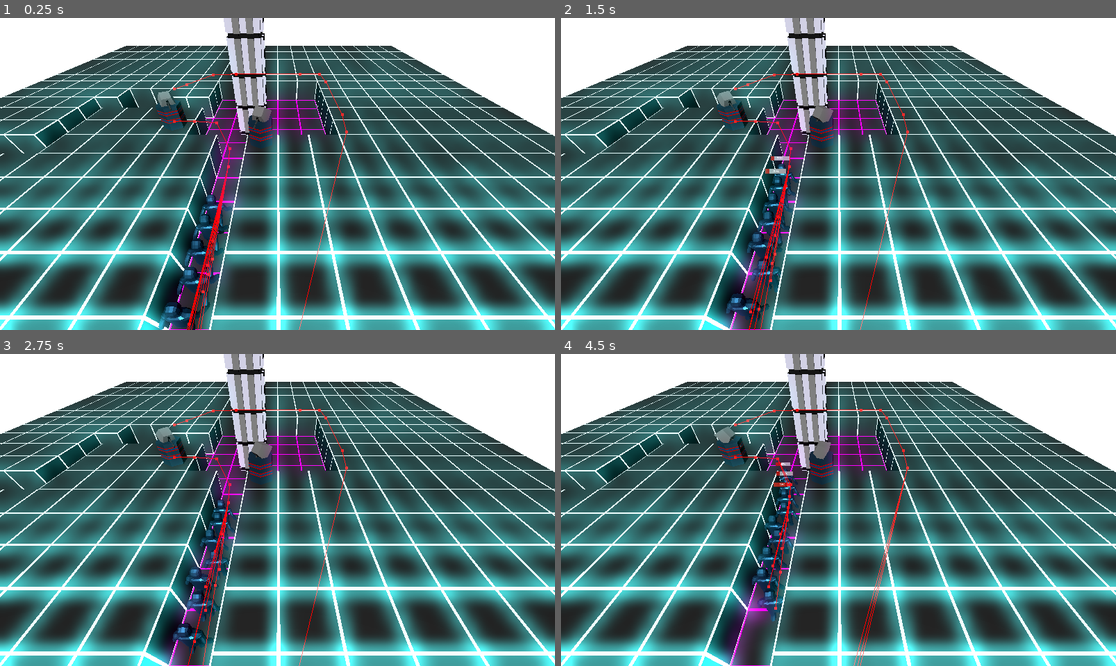
Above: before the commit, frames 1-4 (two rows, left to right).
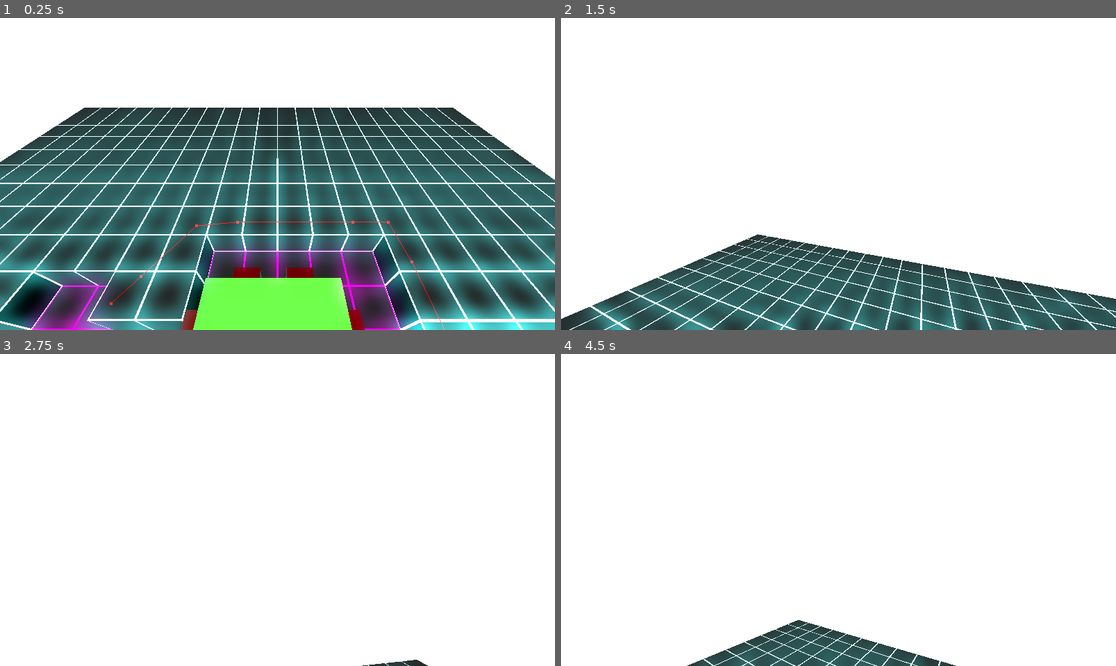
Above: after the commit, the same moments.

Repository: StefanHolst/LD57
Game: Godot game, scene res://Game.tscn
The game is run twice, just before and just after one commit, with the same random seed, the same clock (stepped at 60 frames per second) and the same inputs.
Inputs (mouse positions are in pixels of both pictures, inside the frame that each line leads up to):
- Up to frame 1 (0.25 s): no input
- Up to frame 2 (1.5 s): tap Enter at 0.5 s; move the mouse to (960, 158) at 0.52 s; move the mouse to (727, 189) at 1.27 s
- Up to frame 3 (2.75 s): move the mouse to (333, 441) at 2.02 s
- Up to frame 4 (4.5 s): move the mouse to (810, 572) at 2.77 s; move the mouse to (1005, 556) at 3.52 s; tap Escape at 4.15 s; move the mouse to (672, 463) at 4.27 s

The runs differ from the first frame. In frame 1, 60% of the frame differs, in the area x 0-100%, y 0-100%; in frame 2, 76%; in frame 3, 77%; in frame 4, 77%.

Commit message:
Added movable camera

Diff:
--- a/Game.tscn
+++ b/Game.tscn
@@ -1,6 +1,7 @@
-[gd_scene load_steps=4 format=3 uid="uid://b7vrwqgac2rk2"]
+[gd_scene load_steps=5 format=3 uid="uid://b7vrwqgac2rk2"]
 
 [ext_resource type="Script" uid="uid://gucfim828vh" path="res://game.gd" id="1_wbfu4"]
+[ext_resource type="Script" uid="uid://bihadpnsc66c5" path="res://camera_3d.gd" id="2_xkndl"]
 
 [sub_resource type="Environment" id="Environment_wbfu4"]
 glow_enabled = true
@@ -11,7 +12,8 @@
 script = ExtResource("1_wbfu4")
 
 [node name="Camera3D" type="Camera3D" parent="."]
-transform = Transform3D(1, 0, 0, 0, 0.72861, 0.684929, 0, -0.684929, 0.72861, 1.9658, 11.243, 15.4774)
+transform = Transform3D(1, 0, 0, 0, 0.72861, 0.684929, 0, -0.684929, 0.72861, 0, 14.3297, 0)
+script = ExtResource("2_xkndl")
 
 [node name="DirectionalLight3D" type="DirectionalLight3D" parent="."]
 transform = Transform3D(1, 0, 0, 0, 0.707107, 0.707107, 0, -0.707107, 0.707107, 0, 18, 0)
--- a/Towers/LaserTower.gd
+++ b/Towers/LaserTower.gd
@@ -29,7 +29,7 @@
 
 func _process(_delta: float) -> void:
 	barrel.look_at(Target.position)
-	turret.look_at(Vector3(Target.position.x, turret.position.y, Target.position.z))
+	turret.look_at(Vector3(Target.position.x, turret.global_position.y, Target.position.z))
 
 var last_fire: float
 func attack(unit: Unit) -> Node3D:
--- /dev/null
+++ b/camera_3d.gd
@@ -0,0 +1,45 @@
+extends Camera3D
+
+@export var mouse_sensitivity: float = 0.1  # Degrees per pixel
+@export var move_speed: float = 5.0
+@export var fast_multiplier: float = 3.0
+
+var rotation_x := 0.0  # pitch
+var rotation_y := 0.0  # yaw
+
+func _ready():
+	Input.set_mouse_mode(Input.MOUSE_MODE_CAPTURED)
+
+func _input(event):
+	if event is InputEventMouseMotion:
+		rotation_y -= event.relative.x * mouse_sensitivity
+		rotation_x -= event.relative.y * mouse_sensitivity
+		rotation_x = clamp(rotation_x, -89.9, 89.9)  # Prevent flipping
+		rotation_degrees = Vector3(rotation_x, rotation_y, 0)
+
+	if event is InputEventKey and event.pressed:
+		if event.keycode == KEY_ESCAPE:
+			Input.set_mouse_mode(Input.MOUSE_MODE_VISIBLE)
+
+func _process(delta):
+	var direction := Vector3.ZERO
+
+	if Input.is_action_pressed("move_forward"):
+		direction -= transform.basis.z
+	if Input.is_action_pressed("move_backward"):
+		direction += transform.basis.z
+	if Input.is_action_pressed("move_left"):
+		direction -= transform.basis.x
+	if Input.is_action_pressed("move_right"):
+		direction += transform.basis.x
+	if Input.is_action_pressed("move_up"):
+		direction += transform.basis.y
+	if Input.is_action_pressed("move_down"):
+		direction -= transform.basis.y
+
+	var speed := move_speed
+	if Input.is_action_pressed("move_fast"):
+		speed *= fast_multiplier
+
+	if direction != Vector3.ZERO:
+		translate(direction.normalized() * speed * delta)
